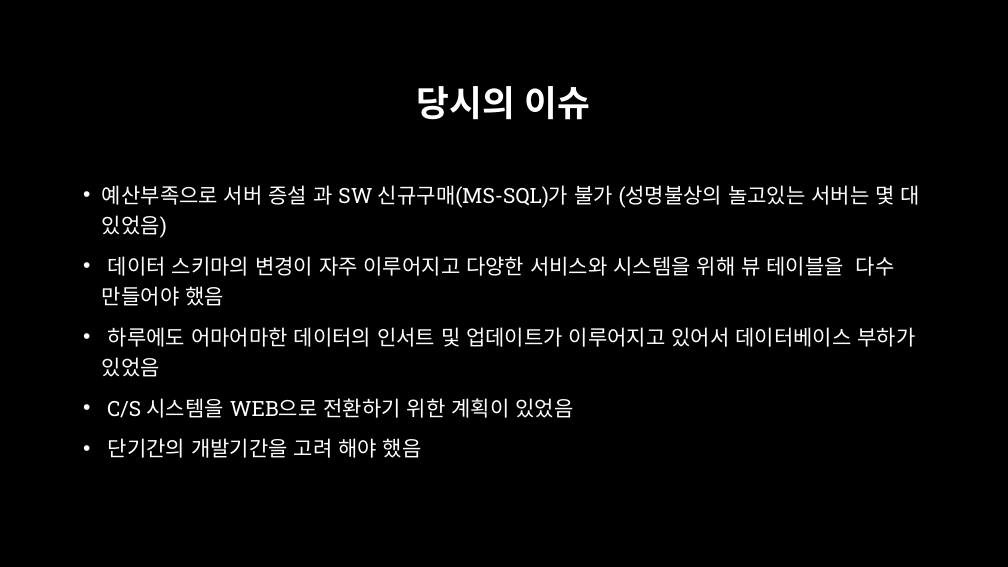
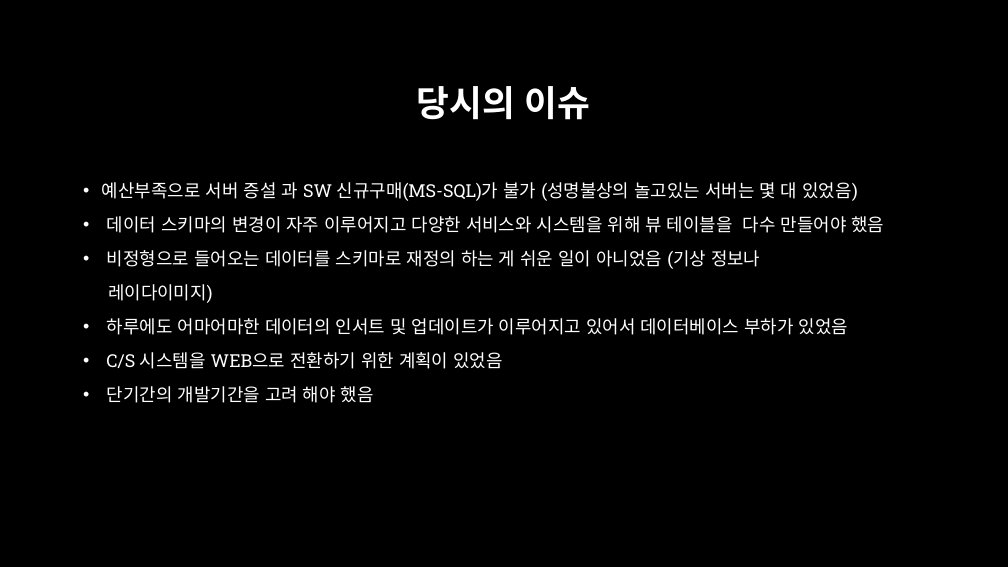
Before and after one commit to aliasgis/OSGEO, a slide deck: slide 6 of Mongodb 와 공간정보.pptx. Drawn at 1008x567 pixels with LibreOffice and Linux fonts; fonts in the diff are those of the drawing; background and template pictures are left out. Boxes give left, top, right and bottom in pixels: in the first picture for what was removed or moved away, otherwise in the second. Text is boxed around its words. In the diff, an @@ line names an element or a change of style, - is before the commit and + after.

```diff
--- a/Mongodb 와 공간정보.pptx
+++ b/Mongodb 와 공간정보.pptx
@@ text at bbox=[102, 182, 884, 403]: size 20 to 17 pt in "예산부족으로 서버 증설 과 SW 신규구매(MS-SQL)가 불가 ...", "데이터 스키마의 변경이 자주 이루어지고 다양한 서비스와 ...", "하루에도 어마어마한 데이터의 인서트 및 업데이트가 이루어지고 ...", "C/S 시스템을 WEB으로 전환하기 위한 계획이 있었음" and 1 more places; line spacing 1.2 to 1.1 @@
@@ text at bbox=[107, 250, 760, 303]: paragraphs added @@
+• 비정형으로 들어오는 데이터를 스키마로 재정의 하는 게 쉬운 일이 아니었음 (기상 정보나
+레이다이미지)
```
Also in this commit, not shown: 12 other slides changed, 14 slides added, 2 slides removed.
